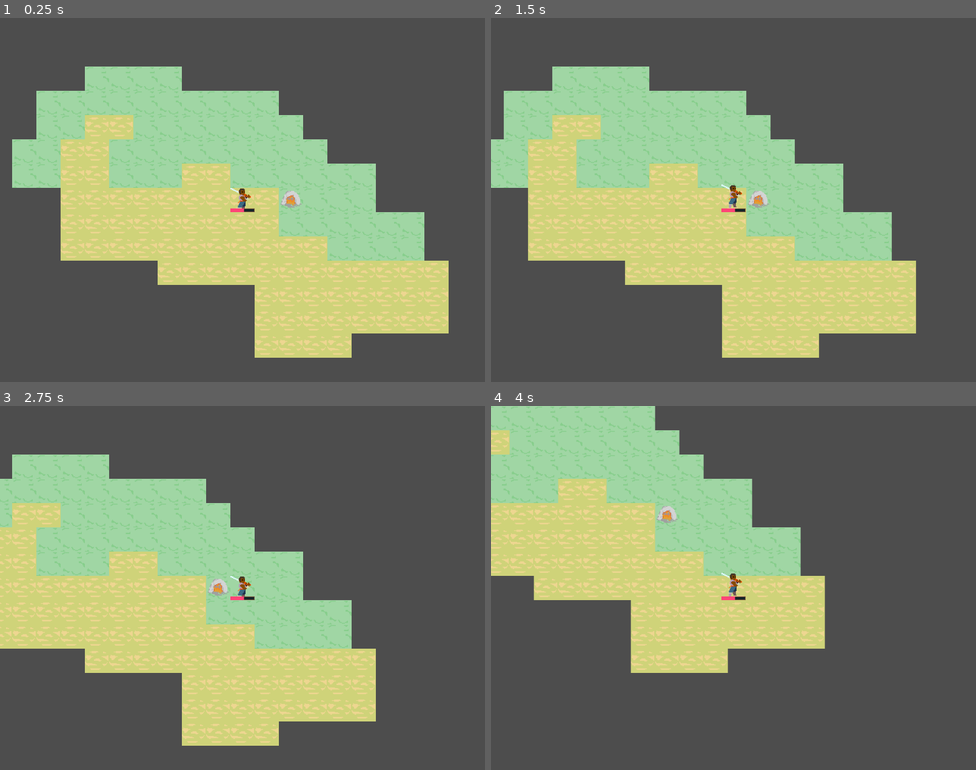
Above: before the commit, frames 1-4 (two rows, left to right).
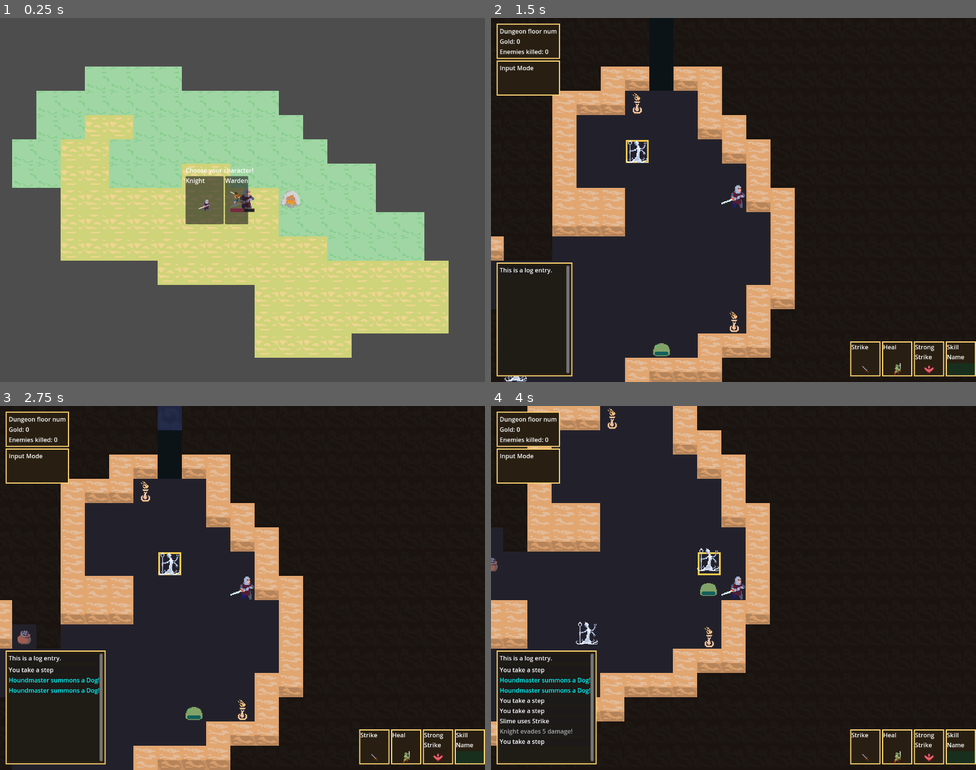
Above: after the commit, the same moments.

Repository: OttoElomaa/godot-4-roguelike-knights
Game: Godot game, scene res://Scenes/game_main.tscn
The game is run twice, just before and just after one commit, with the same random seed, the same clock (stepped at 60 frames per second) and the same inputs.
Inputs (mouse positions are in pixels of both pictures, inside the frame that each line leads up to):
- Up to frame 1 (0.25 s): no input
- Up to frame 2 (1.5 s): click (694, 200) at 0.52 s; tap Enter at 1.25 s; move the mouse to (733, 200) at 1.27 s; hold Right (ui_right) from 1.28 s (still down); tap 1 (1) at 1.35 s
- Up to frame 3 (2.75 s): tap 2 (2) at 1.55 s; release Right (ui_right) at 2 s; click (242, 558) at 2 s, where only the run before the commit has a clickable "Welcome to the Dungeon"
- Up to frame 4 (4 s): tap Space at 2.75 s; move the mouse to (636, 606) at 2.77 s; hold Down (ui_down) 2.78-3.53 s; tap 2 (2) at 2.85 s; tap 3 (3) at 3.05, 3.6 s; move the mouse to (782, 507) at 3.52 s; hold Right (ui_right) from 3.53 s (still down); tap 4 (4) at 3.8 s

The runs differ from the first frame. In frame 1, 1.8% of the frame differs, in the area x 38-53%, y 41-57%; in frame 2, 100%; in frame 3, 100%, in the area x 0-100%, y 0-100%; in frame 4, 100%.
Error before the commit: Invalid access to property or key 'isPlayer' on a base object of type 'Nil'. (res://Scripts/skill.gd:44)
Error after the commit: Invalid access of index '3' on a base object of type: 'Array[Node]'. (res://Scripts/PlayerAndCreatures/PlayerExtendsCreature.gd:104)

Commit message:
Player can choose between knight and warden in main menu. World.tscn character setup now works correctly

Diff:
--- a/Scenes/Creatures/Player.tscn
+++ b/Scenes/Creatures/Player.tscn
@@ -1,13 +1,9 @@
-[gd_scene load_steps=9 format=3 uid="uid://51k70pdjnr8x"]
+[gd_scene load_steps=5 format=3 uid="uid://51k70pdjnr8x"]
 
 [ext_resource type="Script" path="res://Scripts/PlayerAndCreatures/PlayerExtendsCreature.gd" id="1_frca6"]
 [ext_resource type="PackedScene" uid="uid://bjncipjr144kf" path="res://Scenes/Creatures/Creature.tscn" id="1_oyi6b"]
-[ext_resource type="PackedScene" uid="uid://d4g5rogm106cr" path="res://Scenes/Skills/Strike.tscn" id="2_65cc6"]
 [ext_resource type="Script" path="res://Scripts/PlayerAndCreatures/movementInputComponent.gd" id="2_eephr"]
 [ext_resource type="Texture2D" uid="uid://iouh024wqtl4" path="res://Sprites/Heroes/heroes-warden.png" id="3_g15wy"]
-[ext_resource type="PackedScene" uid="uid://cwkrdlxk2utha" path="res://Scenes/Skills/Strong Strike.tscn" id="3_pbg33"]
-[ext_resource type="PackedScene" uid="uid://dav2j8d0nekym" path="res://Scenes/Skills/SummonFox.tscn" id="6_a504w"]
-[ext_resource type="PackedScene" uid="uid://j84ahsk1aocg" path="res://Scenes/Skills/DoubleStrike.tscn" id="7_xi1u4"]
 
 [node name="Player" instance=ExtResource("1_oyi6b")]
 script = ExtResource("1_frca6")
@@ -22,14 +18,6 @@
 baseHealth = 60
 armor = 30
 
-[node name="Strike" parent="Skills" index="0" instance=ExtResource("2_65cc6")]
-
-[node name="StrongStrike" parent="Skills" index="1" instance=ExtResource("3_pbg33")]
-
-[node name="Summon" parent="Skills" index="2" instance=ExtResource("6_a504w")]
-
-[node name="DoubleStrike" parent="Skills" index="3" instance=ExtResource("7_xi1u4")]
-
 [node name="Camera2D" type="Camera2D" parent="." index="7"]
 zoom = Vector2(2, 2)
 
--- /dev/null
+++ b/Scenes/Creatures/PlayerKnight.tscn
@@ -0,0 +1,21 @@
+[gd_scene load_steps=7 format=3 uid="uid://t6iw2eyutq4j"]
+
+[ext_resource type="PackedScene" uid="uid://51k70pdjnr8x" path="res://Scenes/Creatures/Player.tscn" id="1_kxuha"]
+[ext_resource type="Script" path="res://Scenes/Creatures/playerVariant.gd" id="2_sdfor"]
+[ext_resource type="Texture2D" uid="uid://nce6ksq6qacd" path="res://Sprites/Heroes/heroes-knight.png" id="2_shaop"]
+[ext_resource type="PackedScene" uid="uid://d4g5rogm106cr" path="res://Scenes/Skills/Strike.tscn" id="3_lyyhh"]
+[ext_resource type="PackedScene" uid="uid://1nkco862q1po" path="res://Scenes/Skills/BasicHeal.tscn" id="4_m6a37"]
+[ext_resource type="PackedScene" uid="uid://cwkrdlxk2utha" path="res://Scenes/Skills/Strong Strike.tscn" id="5_1krb8"]
+
+[node name="PlayerKnight" instance=ExtResource("1_kxuha")]
+script = ExtResource("2_sdfor")
+creatureName = "Knight"
+
+[node name="Sprite2D" parent="." index="0"]
+texture = ExtResource("2_shaop")
+
+[node name="Strike" parent="Skills" index="0" instance=ExtResource("3_lyyhh")]
+
+[node name="Heal" parent="Skills" index="1" instance=ExtResource("4_m6a37")]
+
+[node name="StrongStrike" parent="Skills" index="2" instance=ExtResource("5_1krb8")]
--- /dev/null
+++ b/Scenes/Creatures/PlayerWarden.tscn
@@ -0,0 +1,17 @@
+[gd_scene load_steps=6 format=3 uid="uid://buwcv3cj51l34"]
+
+[ext_resource type="PackedScene" uid="uid://51k70pdjnr8x" path="res://Scenes/Creatures/Player.tscn" id="1_2lpdc"]
+[ext_resource type="Script" path="res://Scenes/Creatures/playerVariant.gd" id="2_8hymd"]
+[ext_resource type="PackedScene" uid="uid://d4g5rogm106cr" path="res://Scenes/Skills/Strike.tscn" id="2_guxo3"]
+[ext_resource type="PackedScene" uid="uid://dav2j8d0nekym" path="res://Scenes/Skills/SummonFox.tscn" id="3_svb3u"]
+[ext_resource type="PackedScene" uid="uid://j84ahsk1aocg" path="res://Scenes/Skills/DoubleStrike.tscn" id="4_uohwb"]
+
+[node name="PlayerWarden" instance=ExtResource("1_2lpdc")]
+script = ExtResource("2_8hymd")
+creatureName = "Warden"
+
+[node name="Strike" parent="Skills" index="0" instance=ExtResource("2_guxo3")]
+
+[node name="Summon" parent="Skills" index="1" instance=ExtResource("3_svb3u")]
+
+[node name="DoubleStrike" parent="Skills" index="2" instance=ExtResource("4_uohwb")]
--- /dev/null
+++ b/Scenes/Creatures/playerVariant.gd
@@ -0,0 +1,2 @@
+
+extends Player
--- /dev/null
+++ b/Scenes/UI/GameStartCharButton.tscn
@@ -0,0 +1,26 @@
+[gd_scene load_steps=3 format=3 uid="uid://qxc2qwv3njt4"]
+
+[ext_resource type="Script" path="res://Scripts/MiscUI/gameStartCharButton.gd" id="1_3gw6w"]
+[ext_resource type="Texture2D" uid="uid://nce6ksq6qacd" path="res://Sprites/Heroes/heroes-knight.png" id="2_gub75"]
+
+[node name="CharButton" type="PanelContainer"]
+script = ExtResource("1_3gw6w")
+
+[node name="VBox" type="VBoxContainer" parent="."]
+layout_mode = 2
+
+[node name="NameLabel" type="Label" parent="VBox"]
+layout_mode = 2
+text = "Character Name"
+
+[node name="CharacterIcon" type="TextureRect" parent="VBox"]
+layout_mode = 2
+texture = ExtResource("2_gub75")
+expand_mode = 4
+stretch_mode = 3
+
+[node name="Button" type="Button" parent="."]
+layout_mode = 2
+flat = true
+
+[connection signal="pressed" from="Button" to="." method="_on_button_pressed"]
--- a/Scenes/world.tscn
+++ b/Scenes/world.tscn
@@ -9,7 +9,6 @@
 [ext_resource type="Script" path="res://Scripts/WorldScripts/walkerWorldgenV2.gd" id="6_ovekx"]
 [ext_resource type="Script" path="res://Scripts/WorldScripts/look_tool.gd" id="6_qxpnc"]
 [ext_resource type="Texture2D" uid="uid://bdfti26osccyc" path="res://Sprites/roguelike-look-indicator.png" id="7_taxir"]
-[ext_resource type="PackedScene" uid="uid://51k70pdjnr8x" path="res://Scenes/Creatures/Player.tscn" id="8_8c6a2"]
 [ext_resource type="Script" path="res://Scripts/WorldScripts/playerTargeting.gd" id="8_v38j4"]
 [ext_resource type="Texture2D" uid="uid://dilvg23aedefe" path="res://Sprites/roguelike-indicator-targeting.png" id="9_lkyqr"]
 [ext_resource type="TileSet" uid="uid://d1ktl1xbf2yy8" path="res://Resources/Tilemaps/FogTileset.tres" id="10_6haoq"]
@@ -60,10 +59,6 @@
 z_as_relative = false
 y_sort_enabled = true
 
-[node name="Player" parent="Creatures" instance=ExtResource("8_8c6a2")]
-z_index = 0
-y_sort_enabled = false
-
 [node name="Utilities" type="Node2D" parent="."]
 
 [node name="Targeting" type="Node2D" parent="Utilities"]
--- a/Scenes/world_map.tscn
+++ b/Scenes/world_map.tscn
@@ -1,11 +1,15 @@
-[gd_scene load_steps=10 format=4 uid="uid://6k45i4rxp5o4"]
+[gd_scene load_steps=14 format=4 uid="uid://6k45i4rxp5o4"]
 
 [ext_resource type="Script" path="res://Scripts/world_map.gd" id="1_4qp7q"]
 [ext_resource type="Texture2D" uid="uid://bh5055qxfdx57" path="res://Sprites/worldmap-tiles-plains.png" id="1_qshja"]
+[ext_resource type="PackedScene" uid="uid://qxc2qwv3njt4" path="res://Scenes/UI/GameStartCharButton.tscn" id="2_hm6rm"]
 [ext_resource type="Script" path="res://Scripts/WorldScripts/roguelike_tiles.gd" id="3_2wxbk"]
-[ext_resource type="PackedScene" uid="uid://51k70pdjnr8x" path="res://Scenes/Creatures/Player.tscn" id="4_5ahmc"]
+[ext_resource type="PackedScene" uid="uid://t6iw2eyutq4j" path="res://Scenes/Creatures/PlayerKnight.tscn" id="3_vcrdl"]
+[ext_resource type="Texture2D" uid="uid://nce6ksq6qacd" path="res://Sprites/Heroes/heroes-knight.png" id="4_chujc"]
 [ext_resource type="Script" path="res://Scripts/dungeon_icon.gd" id="5_8r5lw"]
 [ext_resource type="Texture2D" uid="uid://dvi7npudqaxm8" path="res://Sprites/dungeon-entrance-transparent-32px.png" id="5_au2o8"]
+[ext_resource type="PackedScene" uid="uid://buwcv3cj51l34" path="res://Scenes/Creatures/PlayerWarden.tscn" id="5_i4le7"]
+[ext_resource type="Texture2D" uid="uid://iouh024wqtl4" path="res://Sprites/Heroes/heroes-warden.png" id="6_iuaeq"]
 [ext_resource type="StyleBox" uid="uid://jqa8dgagawo1" path="res://Resources/SkillBarBoxStyle.tres" id="7_m8t6f"]
 
 [sub_resource type="TileSetAtlasSource" id="TileSetAtlasSource_q8jxy"]
@@ -24,29 +28,40 @@
 
 [node name="UI" type="CanvasLayer" parent="."]
 
-[node name="MarginContainer" type="MarginContainer" parent="UI"]
+[node name="Vbox" type="VBoxContainer" parent="UI"]
 anchors_preset = 8
 anchor_left = 0.5
 anchor_top = 0.5
 anchor_right = 0.5
 anchor_bottom = 0.5
 offset_left = -150.0
-offset_top = -224.0
+offset_top = -90.5
 offset_right = 150.0
-offset_bottom = -124.0
+offset_bottom = 90.5
 grow_horizontal = 2
 grow_vertical = 2
 size_flags_horizontal = 3
 size_flags_vertical = 3
 
-[node name="StartButton" type="PanelContainer" parent="UI/MarginContainer"]
-custom_minimum_size = Vector2(300, 100)
+[node name="Label" type="Label" parent="UI/Vbox"]
+layout_mode = 2
+text = "Choose your character!"
+
+[node name="Chars_Hbox" type="HBoxContainer" parent="UI/Vbox"]
 layout_mode = 2
 
-[node name="Button" type="Button" parent="UI/MarginContainer/StartButton"]
+[node name="CharButton" parent="UI/Vbox/Chars_Hbox" instance=ExtResource("2_hm6rm")]
+custom_minimum_size = Vector2(100, 100)
 layout_mode = 2
-size_flags_vertical = 4
-text = "Welcome to the Dungeon"
+characterScene = ExtResource("3_vcrdl")
+characterName = "Knight"
+characterSprite = ExtResource("4_chujc")
+
+[node name="CharButton2" parent="UI/Vbox/Chars_Hbox" instance=ExtResource("2_hm6rm")]
+layout_mode = 2
+characterScene = ExtResource("5_i4le7")
+characterName = "Warden"
+characterSprite = ExtResource("6_iuaeq")
 
 [node name="Tilemaps" type="Node2D" parent="."]
 
@@ -58,10 +73,6 @@
 script = ExtResource("3_2wxbk")
 
 [node name="Creatures" type="Node2D" parent="."]
-
-[node name="Player" parent="Creatures" instance=ExtResource("4_5ahmc")]
-z_index = 0
-y_sort_enabled = false
 
 [node name="Dungeons" type="Node2D" parent="."]
 
@@ -83,16 +94,15 @@
 anchor_right = 0.5
 anchor_bottom = 0.5
 offset_left = -150.0
-offset_top = -124.0
+offset_top = -50.0
 offset_right = 150.0
-offset_bottom = -24.0
+offset_bottom = 50.0
 grow_horizontal = 2
 grow_vertical = 2
+theme_override_styles/panel = ExtResource("7_m8t6f")
 
 [node name="Button" type="Button" parent="Dungeons/DungeonIcon/CanvasLayer/StartButton"]
 layout_mode = 2
-theme_override_styles/normal = ExtResource("7_m8t6f")
 text = "Welcome to the Dungeon"
 
-[connection signal="pressed" from="UI/MarginContainer/StartButton/Button" to="." method="_on_button_pressed"]
 [connection signal="pressed" from="Dungeons/DungeonIcon/CanvasLayer/StartButton/Button" to="Dungeons/DungeonIcon" method="_on_button_pressed"]
--- /dev/null
+++ b/Scripts/MiscUI/gameStartCharButton.gd
@@ -0,0 +1,23 @@
+extends PanelContainer
+
+
+
+
+@export var characterScene:PackedScene = null
+@export var characterName := "Character Name"
+@export var characterSprite:Texture = null
+
+var world:Node = null
+
+
+
+func setup(world):
+	self.world = world
+	$VBox/NameLabel.text = characterName
+	$VBox/CharacterIcon.texture = characterSprite
+
+
+func _on_button_pressed() -> void:
+	print("Character select button pressed")
+	prints("button char scene: ", self.characterScene)
+	world.startGameFromPlayerScene(self.characterScene)
--- a/Scripts/WorldScripts/line_of_sight.gd
+++ b/Scripts/WorldScripts/line_of_sight.gd
@@ -58,7 +58,7 @@
 	var visibleCoords := []
 	var vec16 := Vector2i(16,16)
 
-	var navigator:NavigationAgent2D = world.getPlayer().getNavigator()
+	var navigator:NavigationAgent2D = world.player.getNavigator()
 
 
 	var current_pos = startCoord * 32 + vec16
@@ -143,7 +143,7 @@
 	for creature in world.getCreatures():
 		if creature.gridPosition in allSeenTiles:
 			creature.show()
-		elif creature != world.getPlayer():
+		elif creature != world.player:
 			creature.hide()
 
 
--- a/Scripts/WorldScripts/world.gd
+++ b/Scripts/WorldScripts/world.gd
@@ -43,9 +43,7 @@
 	get:
 		return $Utilities/VoidTiles
 
-@onready var player:
-	get:
-		return $Creatures/Player
+@onready var player:Player = null
 
 
 @onready var lookTool := $Utilities/LookTool
@@ -68,6 +66,8 @@
 
 	#player = PlayerScene.instantiate()
 	player = playerScene
+	$Creatures.add_child(player)
+	prints("player at start of game: ", player, player.creatureName)
 
 	ui.toggleLoadingScreen(true)
 	States.inputModeOff()
@@ -79,7 +79,7 @@
 	#await get_tree().process_frame
 
 	player.playerSetup(self, false)
-	ui.displayPlayerSkills(getPlayer())
+	ui.displayPlayerSkills(player)
 	ui.updateVisualsOnTurn()
 
 	#####################################################
@@ -257,7 +257,7 @@
 
 		#### ACTUAL LOOK STUFF
 		var isLook = States.handleLook()
-		lookTool.gridPosition = getPlayer().gridPosition
+		lookTool.gridPosition = player.gridPosition
 
 		getUi().updateStateLabel(isLook)
 
@@ -285,6 +285,9 @@
 #### THIS TRIGGERS AFTER PLAYER HAS COMPLETED A VALID ACTION
 func passTurn():
 
+	if not is_instance_valid(player):
+		return
+
 	ui.updateVisualsOnTurn()
 
 	$AStarGridNode.passTurn()
@@ -294,8 +297,11 @@
 
 
 	for creature in getCreatures():
-		if creature != getPlayer():
+		if creature != player:
 			creature.passTurn()
+
+	if not is_instance_valid(player):
+		return
 
 	if not turnOffLineOfSight:
 		lineOfSightStuff()
@@ -306,6 +312,9 @@
 
 	#### CREATE LIST OF CURRENT TARGETS
 	await get_tree().process_frame
+	if not is_instance_valid(player):
+		return
+
 	$Utilities/Targeting.createTargetingDict()
 	$Utilities/Targeting.autoSetTarget()
 
@@ -314,7 +323,7 @@
 #### FOG OF WAR STUFF??
 func lineOfSightStuff():
 
-	var playerPos: Vector2i = getPlayer().gridPosition
+	var playerPos: Vector2i = player.gridPosition
 	var coordsToCheck:Array = grid.getCoordsInRange(playerPos, 15)
 	$LineOfSight.lineOfSightInRange(playerPos, coordsToCheck, $Utilities/FogTiles)
 
@@ -339,14 +348,13 @@
 	isMapKilled = true
 	game.storedPlayer = player
 	$Creatures.remove_child(player)
-	game.generateNewLevel()
+	game.generateNewLevel(player)
 	self.queue_free()
 
 
 ###################################################################
 
-func getPlayer():
-	return $Creatures/Player
+
 
 func getGrid():
 	return $GridController
--- a/Scripts/base_room.gd
+++ b/Scripts/base_room.gd
@@ -17,8 +17,8 @@
 
 func setup(game: Node):
 	self.game = game
-	grid = game.getGrid()
-	player = game.getPlayer()
+	grid = game.grid
+	player = game.player
 
 	#$Tiles/Backdrop2.queue_free()
 
--- a/Scripts/creature.gd
+++ b/Scripts/creature.gd
@@ -50,8 +50,8 @@
 
 func setupHelp():
 
-	self.grid = world.getGrid()
-	self.player = world.getPlayer()
+	self.grid = world.grid
+	self.player = world.player
 
 	$Stats.setup(self)
 	$HealthBar.setup(self)
--- a/Scripts/game_main.gd
+++ b/Scripts/game_main.gd
@@ -20,7 +20,8 @@
 func startGame(playerScene:PackedScene):
 
 	storedPlayer = playerScene.instantiate()
-	generateNewLevel()
+	assert(storedPlayer, "WTF")
+	generateNewLevel(storedPlayer)
 
 
 	#$WorldMap.hideFunc()
@@ -28,14 +29,14 @@
 
 
 
-func generateNewLevel():
+func generateNewLevel(player:Node):
 
 	var world = World.instantiate()
 	add_child(world)
 
 	await get_tree().process_frame
 	await get_tree().process_frame
-	world.startGame(self, storedPlayer)
+	world.startGame(self, player)
 
 
 
--- a/Scripts/world_map.gd
+++ b/Scripts/world_map.gd
@@ -4,10 +4,13 @@
 @export var isOverworld := true
 
 var game:Node = null
-@onready var player := $Creatures/Player
+#@onready var player := $Creatures/PlayerKnight
+@onready var player:Node = null
+
 @onready var ui := $UI
+@onready var startButton := $UI/MarginContainer/StartButton
 
-var PlayerScene :PackedScene = load("res://Scenes/Creatures/Player.tscn")
+var PlayerScene :PackedScene = load("res://Scenes/Creatures/PlayerKnight.tscn")
 
 var isMapKilled := false
 
@@ -18,13 +21,20 @@
 
 func setup(game):
 	self.game = game
+	player = PlayerScene.instantiate()
+	$Creatures.add_child(player)
+	prints("player at start of game: ", player, player.creatureName)
+
 	player.playerSetup(self, true) #### TRUE = IS OVERWORLD
 	$Grid.setup(self)
 
 	for dungeonIcon in $Dungeons.get_children():
 		dungeonIcon.setup(self)
 
-	setStartButtonVisible(false)
+	for characterIcon in $UI/Vbox/Chars_Hbox.get_children():
+		characterIcon.setup(self)
+
+	#setStartButtonVisible(false)
 
 
 
@@ -34,14 +44,12 @@
 		dungeonIcon.passTurn(player)
 
 
+func startGameFromPlayerScene(playerPacked:PackedScene):
+	game.startGame(playerPacked)
 
 
 func startGame():
 	game.startGame(PlayerScene)
-
-
-func _on_button_pressed() -> void:
-	startGame()
 
 
 
@@ -51,8 +59,8 @@
 
 
 
-func setStartButtonVisible(show:bool):
-	if show:
-		$UI/MarginContainer/StartButton.show()
-	else:
-		$UI/MarginContainer/StartButton.hide()
+#func setStartButtonVisible(show:bool):
+	#if show:
+		#startButton.show()
+	#else:
+		#startButton.hide()
Not shown: 1 places in Scenes/world.tscn that only renumber resources
